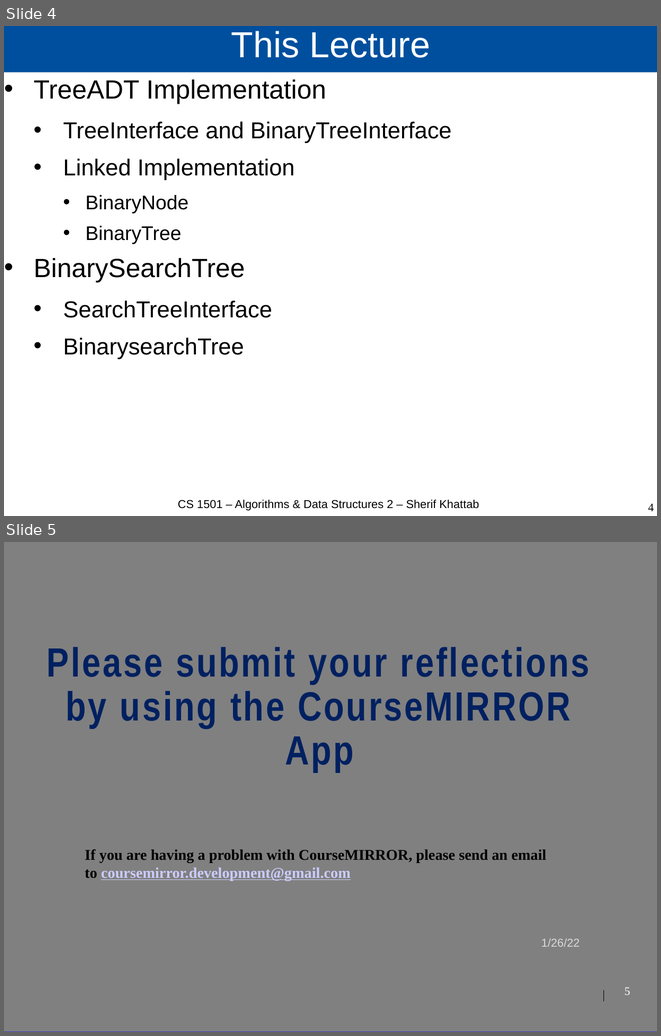
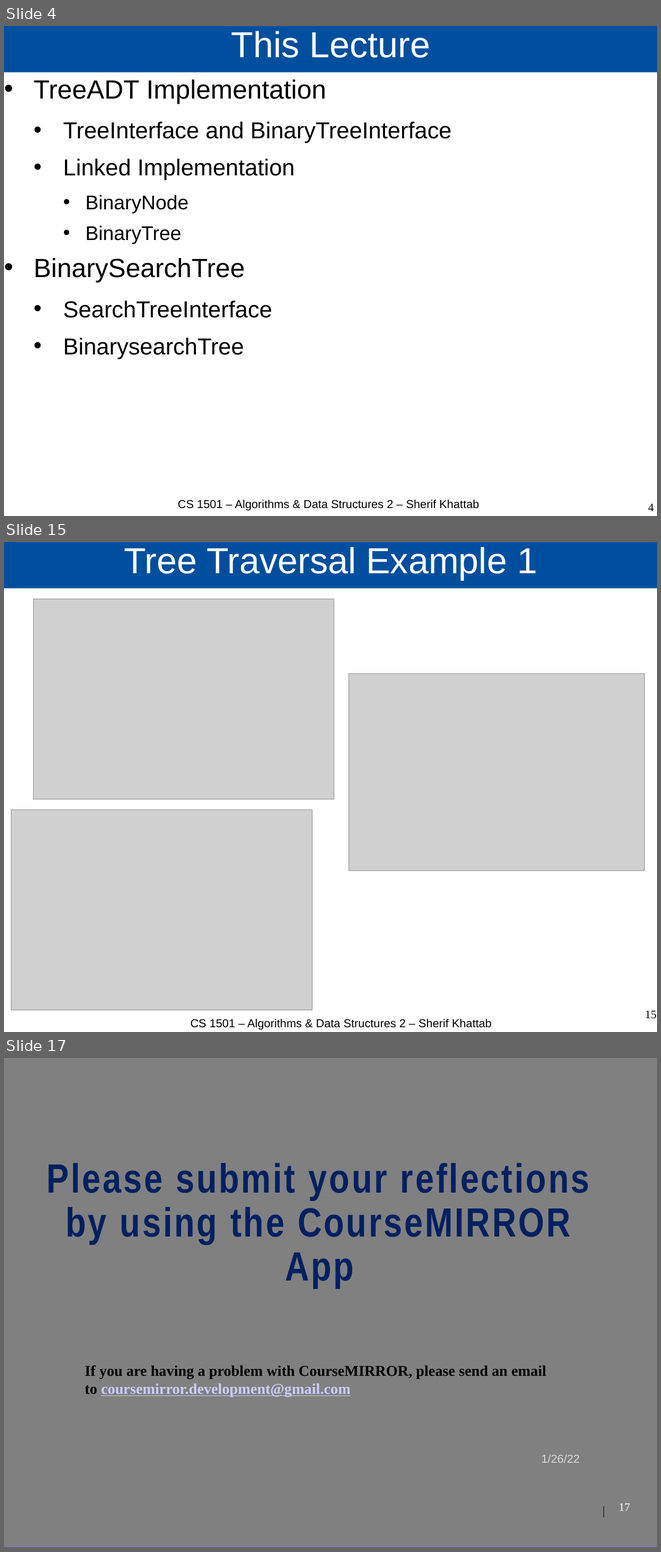
Before and after one commit to cs1501-2224/handouts, a slide deck: DraftSlides/Lecture5.pptx. Shown one above the other, each under a label of ours: slides 4 and 5 before the commit, slides 4, 15 and 17 after it; the slides between them are not shown. The pictures are 661x1036 and 661x1552 pixels, drawn with LibreOffice and Linux fonts; fonts in the diff are those of the drawing; grey boxes stand for pictures; background and template pictures are left out. Boxes give left, top, right and bottom in pixels: in the first picture for what was removed or moved away, otherwise in the second. Text is boxed around its words. In the diff, an @@ line names an element or a change of style, - is before the commit and + after.

```diff
--- a/DraftSlides/Lecture5.pptx
+++ b/DraftSlides/Lecture5.pptx
@@ slide 15 added at <box>4,542,657,1032</box>, background #FFFFFF @@
@@ title added at <box>4,542,657,589</box>, fill #004F9E, 44 pt, text #FFFFFF @@
+Tree Traversal Example 1
@@ picture added at <box>34,599,335,799</box> @@
@@ picture added at <box>349,673,645,871</box> @@
@@ picture added at <box>11,810,312,1010</box> @@
@@ page number added at <box>645,1011,656,1019</box>, 14 pt, text #000000 @@
+15
@@ text added at <box>191,1019,492,1030</box>, 14 pt, text #000000 @@
+CS 1501 – Algorithms & Data Structures 2 – Sherif Khattab
@@ what was slide 5 is now slide 17 @@
@@ page number at <box>619,1504,630,1511</box>: text changed @@
-5
+17
```
Also in this commit, not shown: 11 other slides added, 1 other file.
